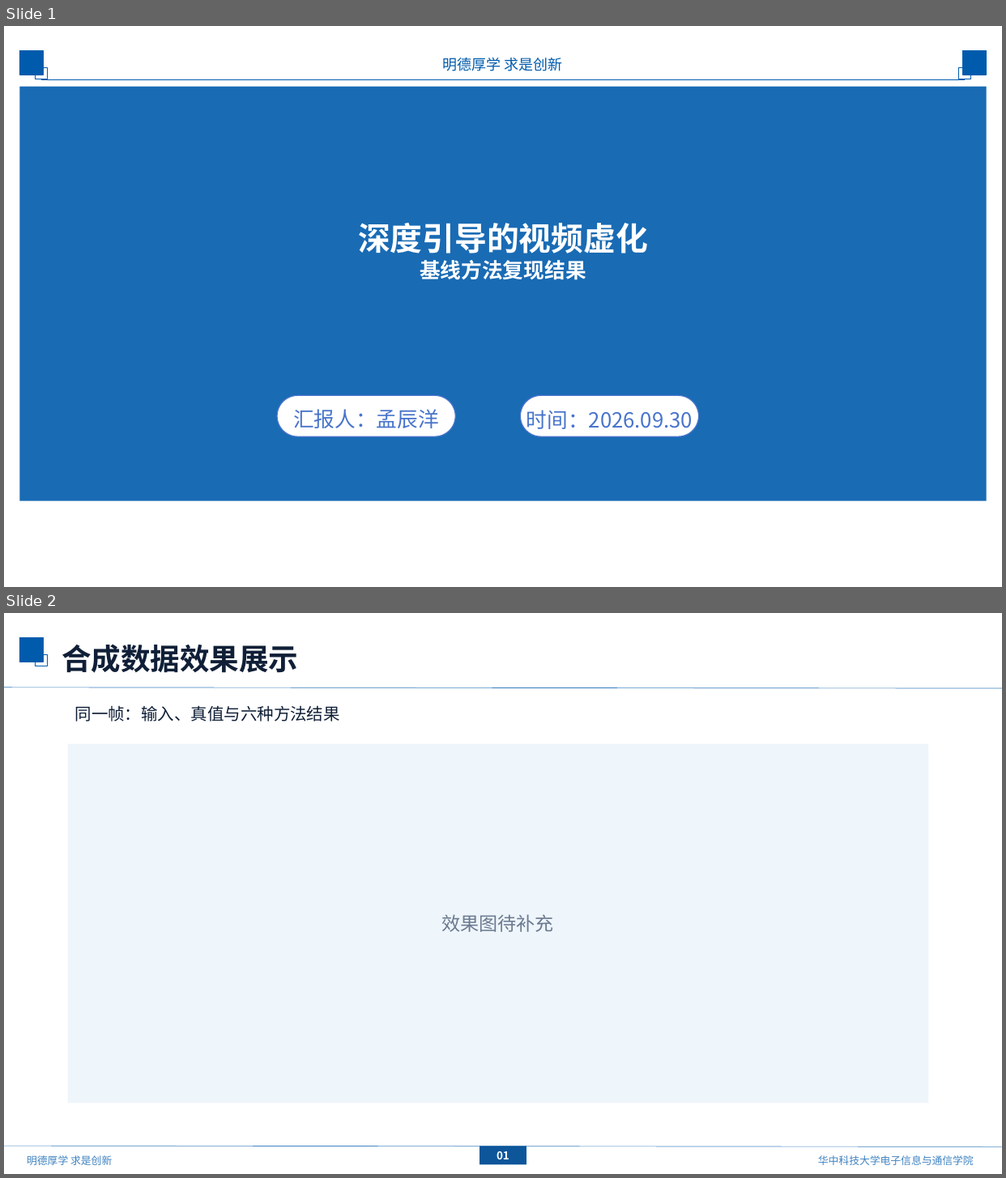
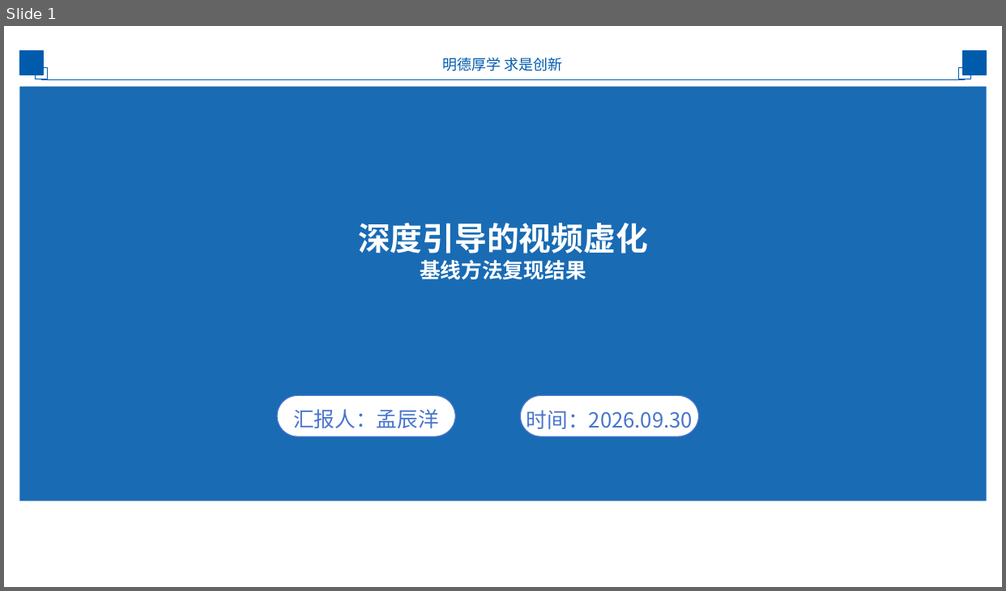
Before and after one commit to mengmcy1/OPPO-depth-guided-video-bokeh, a slide deck: 汇报/2026-09-30_基线方法复现结果/基线方法复现结果_0930.pptx. Shown one above the other, each under a label of ours: slides 1 and 2 before the commit, slide 1 after it. The pictures are 1006x1178 and 1006x591 pixels, drawn with LibreOffice and Linux fonts; fonts in the diff are those of the drawing; background and template pictures are left out. Boxes give left, top, right and bottom in pixels: in the first picture for what was removed or moved away, otherwise in the second. Text is boxed around its words. In the diff, an @@ line names an element or a change of style, - is before the commit and + after.

```diff
--- a/汇报/2026-09-30_基线方法复现结果/基线方法复现结果_0930.pptx
+++ b/汇报/2026-09-30_基线方法复现结果/基线方法复现结果_0930.pptx
@@ slide 2 removed at (4,613,1002,1174), background #FFFFFF; not listed: 2 template elements that a slide beside it also shows @@
@@ text removed at (62,645,298,673) @@
-合成数据效果展示
@@ line removed from (4, 687) to (1002, 688) @@
@@ text removed at (75,705,340,722) @@
-同一帧：输入、真值与六种方法结果
@@ rectangle removed at (68,744,928,1103) @@
-效果图待补充
@@ line removed from (4, 1146) to (1002, 1148) @@
@@ rectangle removed at (479,1146,526,1165) @@
-01
@@ text removed at (27,1156,112,1165) @@
-明德厚学 求是创新
@@ page number removed at (500,1152,505,1167) @@
-2
@@ text removed at (818,1156,974,1165) @@
-华中科技大学电子信息与通信学院
```
Also in this commit, not shown: 2 slides added, 1 other slide removed, 1 other file.
